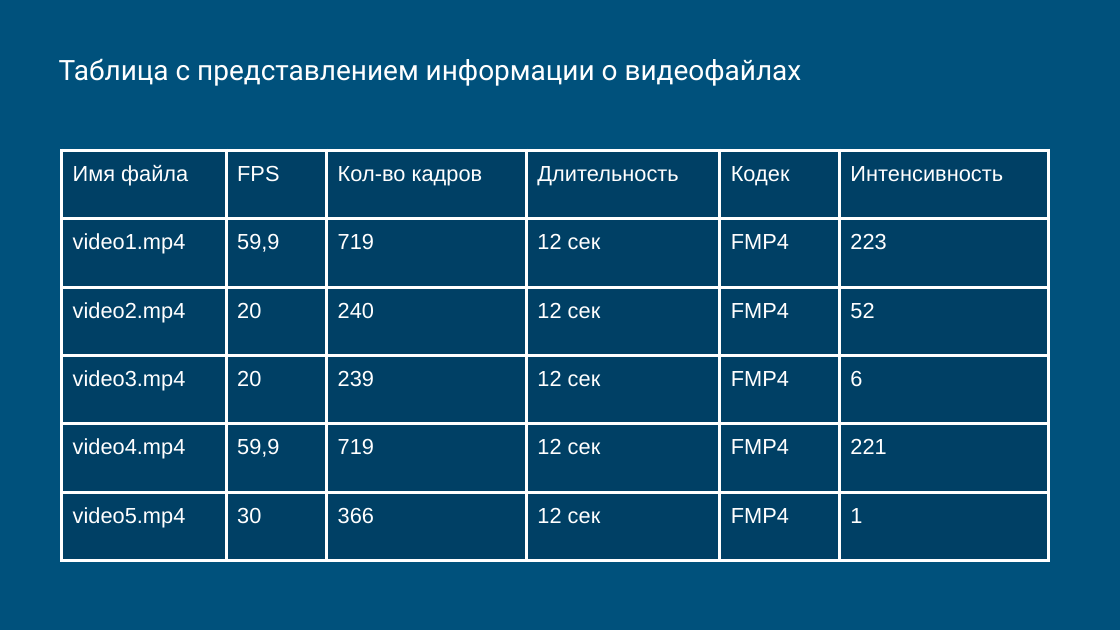
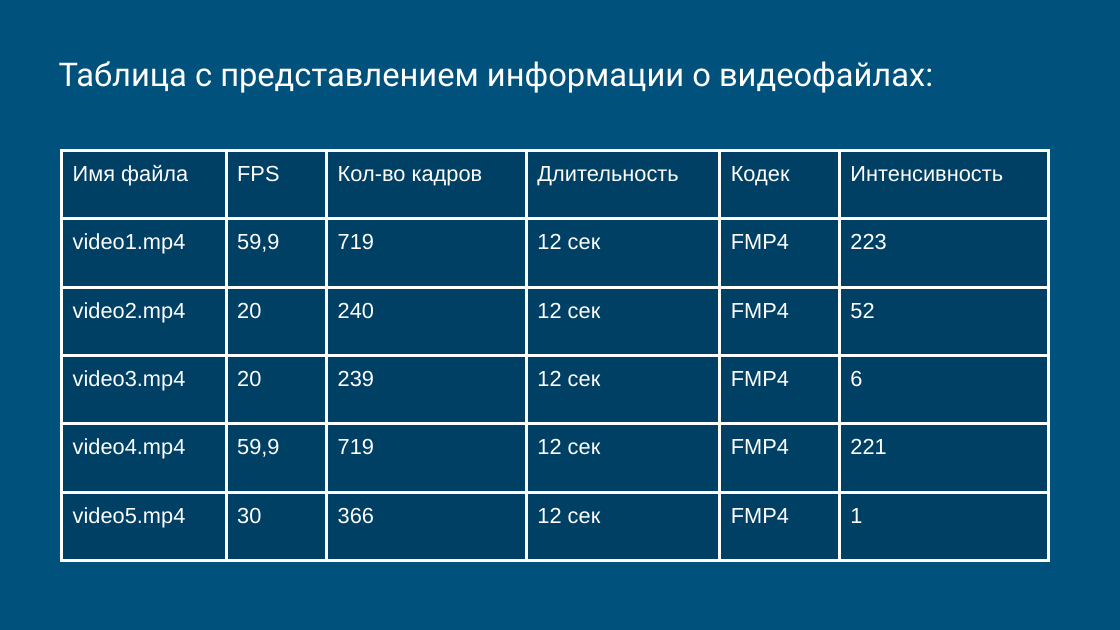
Before and after one commit to MilenNastya/Motion_Detection, a slide deck: slide 3 of Индивидуальное задание №1 Методы трекинга объекта.pptx. Drawn at 1120x630 pixels with LibreOffice and Linux fonts; fonts in the diff are those of the drawing. Boxes give left, top, right and bottom in pixels: in the first picture for what was removed or moved away, otherwise in the second. Text is boxed around its words. In the diff, an @@ line names an element or a change of style, - is before the commit and + after.

```diff
--- a/Индивидуальное задание №1 Методы трекинга объекта.pptx
+++ b/Индивидуальное задание №1 Методы трекинга объекта.pptx
@@ text at (59,61,933,93): text changed; size 18 to 21 pt @@
-Таблица с представлением информации о видеофайлах
+Таблица с представлением информации о видеофайлах:
```
Also in this commit, not shown: 1 other slide changed, 10 slides added.
